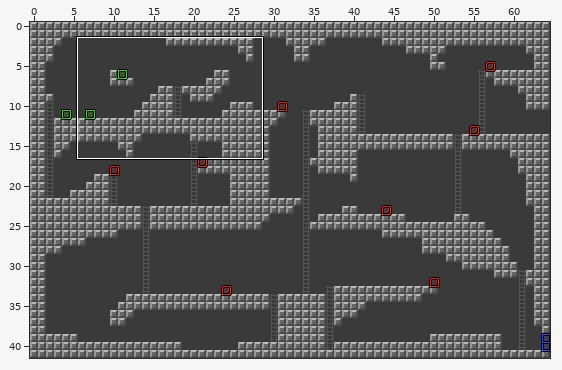
LDtk project, stored at media/levels/areas.ldtk. The picture above shows the old version from afar; the outline marks the close-up.
Close-up. The starting point:
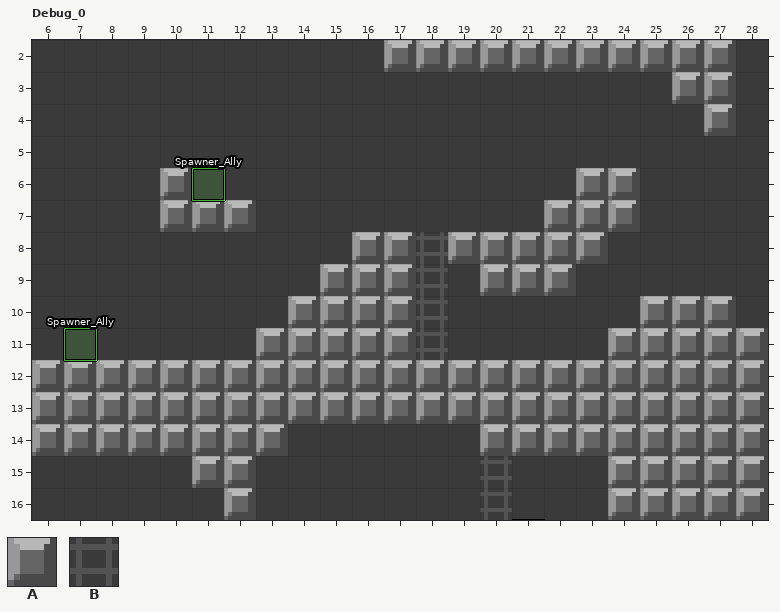
Cells are 8x8 px. Shown: Debug_0 x 6..28, y 2..16.
Key: from "IntGrid": A 4 "ground", B 5 "ladder".
_ is an empty cell.
Objects are placed by their top-left corner, in cells (3,4 is the top-left corner of cell 3,4); size is 1x1 cell unless given.
Layers that did not change in this view are not listed.
Layer "IntGrid" before, first column x 6:
 2 ___________AAAAAAAAAAA_
 3 ____________________AA_
 4 _____________________A_
 5 _______________________
 6 ____A____________AA____
 7 ____AAA_________AAA____
 8 __________AABAAAAA_____
 9 _________AAAB_AAA______
10 ________AAAAB______AAA_
11 _______AAAAAB_____AAAAA
12 AAAAAAAAAAAAAAAAAAAAAAA
13 AAAAAAAAAAAAAAAAAAAAAAA
14 AAAAAAAA______AAAAAAAAA
15 _____AA_______B___AAAAA
16 ______A_______B___AAAAA
Objects on layer "Entities" before:
"Spawner_Ally" rectangle at 7,11
"Spawner_Ally" rectangle at 11,6
New version:
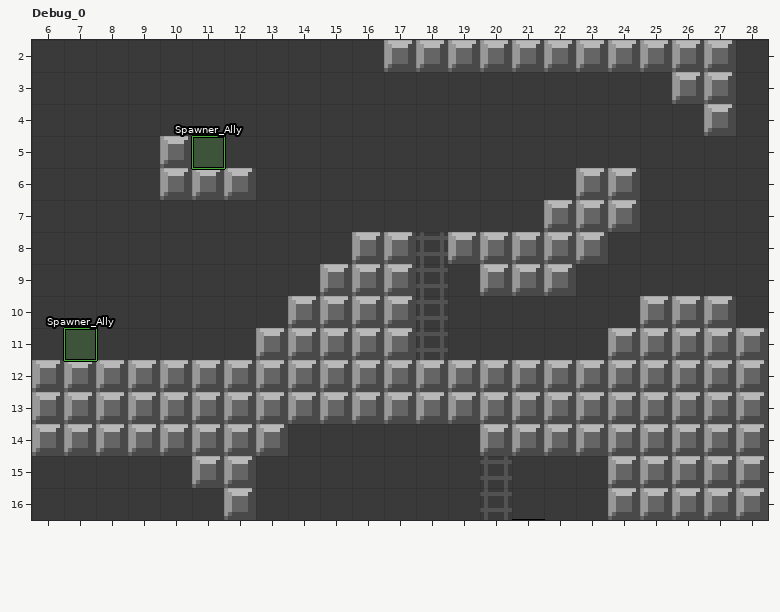
Difference:
Layer "IntGrid":
y 5: x 10 _ -> A
y 6: x 11..12 __ -> AA
y 7: x 10..12 AAA -> ___
Layer "Entities":
changed: "Spawner_Ally" rectangle at 11,6 -> "Spawner_Ally" rectangle at 11,5
